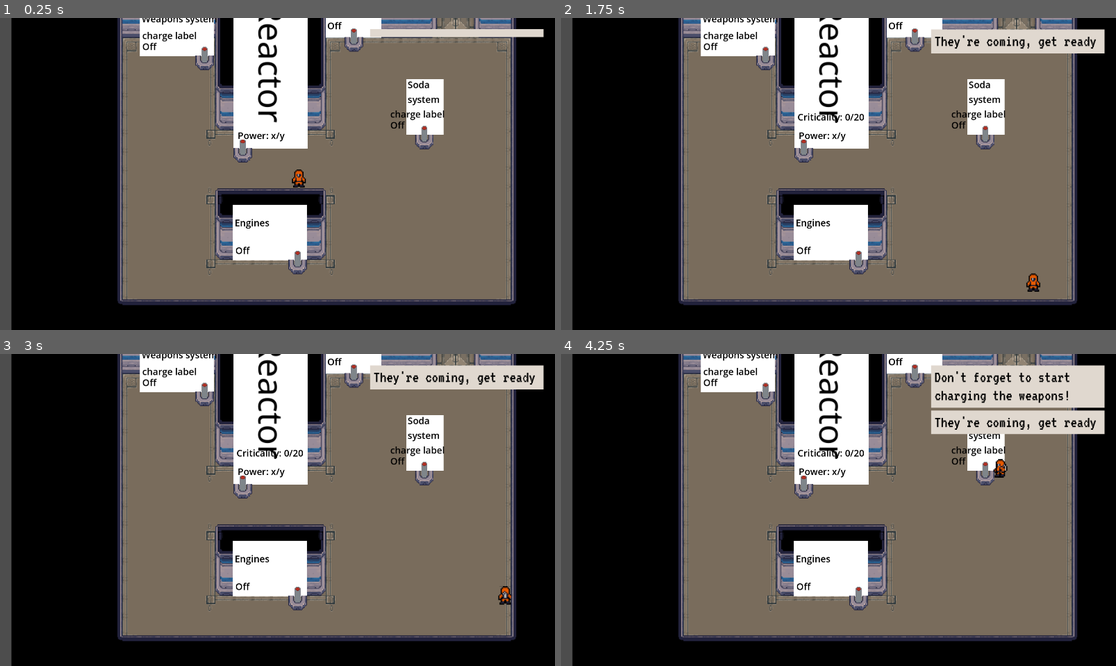
Above: before the commit, frames 1-4 (two rows, left to right).
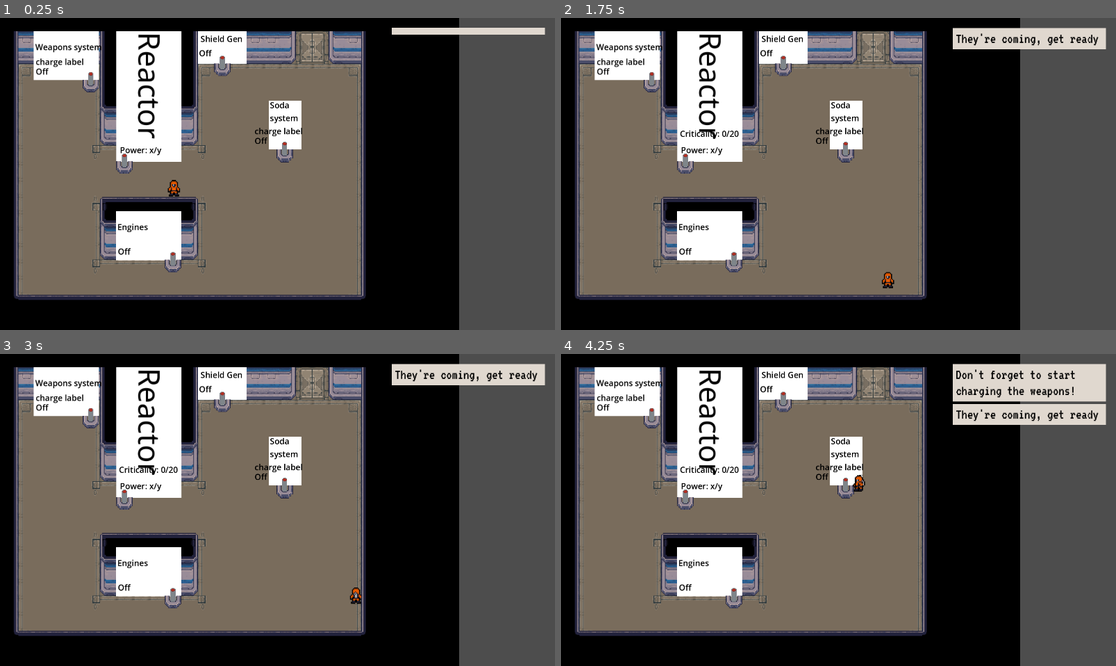
Above: after the commit, the same moments.

Repository: RichTeaMan/not-on-my-watch
Game: Godot game, scene res://scenes/engineering-room.tscn
The game is run twice, just before and just after one commit, with the same random seed, the same clock (stepped at 60 frames per second) and the same inputs.
Inputs:
- Up to frame 1 (0.25 s): no input
- Up to frame 2 (1.75 s): hold D (right) 0.53-1.28 s; tap E (action) at 0.6, 1.35 s; hold S (down) from 1.28 s (still down)
- Up to frame 3 (3 s): release S (down) at 2.03 s; hold D (right) 2.03-2.78 s; tap E (action) at 2.1, 2.85 s; tap Enter at 2.75 s; hold W (up) from 2.78 s (still down)
- Up to frame 4 (4.25 s): release W (up) at 3.53 s; hold A (left) from 3.53 s (still down); tap E (action) at 3.6 s

The runs differ from the first frame. In frame 1, 75% of the frame differs, in the area x 0-100%, y 0-100%; in frame 2, 74%; in frame 3, 74%; in frame 4, 72%.

Commit message:
Screen now responds to resizing. Messages no longer overlap room.

Diff:
--- a/project.godot
+++ b/project.godot
@@ -54,3 +54,23 @@
 , Object(InputEventKey,"resource_local_to_scene":false,"resource_name":"","device":-1,"window_id":0,"alt_pressed":false …(182 unchanged characters)…
 ]
 }
+camera_up={
+"deadzone": 0.5,
+"events": [Object(InputEventKey,"resource_local_to_scene":false,"resource_name":"","device":-1,"window_id":0,"alt_pressed":false,"shift_pressed":false,"ctrl_pressed":true,"meta_pressed":false,"pressed":false,"keycode":0,"physical_keycode":87,"key_label":0,"unicode":119,"location":0,"echo":false,"script":null)
+]
+}
+camera_right={
+"deadzone": 0.5,
+"events": [Object(InputEventKey,"resource_local_to_scene":false,"resource_name":"","device":-1,"window_id":0,"alt_pressed":false,"shift_pressed":false,"ctrl_pressed":true,"meta_pressed":false,"pressed":false,"keycode":0,"physical_keycode":68,"key_label":0,"unicode":100,"location":0,"echo":false,"script":null)
+]
+}
+camera_down={
+"deadzone": 0.5,
+"events": [Object(InputEventKey,"resource_local_to_scene":false,"resource_name":"","device":-1,"window_id":0,"alt_pressed":false,"shift_pressed":false,"ctrl_pressed":true,"meta_pressed":false,"pressed":false,"keycode":0,"physical_keycode":83,"key_label":0,"unicode":115,"location":0,"echo":false,"script":null)
+]
+}
+camera_left={
+"deadzone": 0.5,
+"events": [Object(InputEventKey,"resource_local_to_scene":false,"resource_name":"","device":-1,"window_id":0,"alt_pressed":false,"shift_pressed":false,"ctrl_pressed":true,"meta_pressed":false,"pressed":false,"keycode":0,"physical_keycode":65,"key_label":0,"unicode":97,"location":0,"echo":false,"script":null)
+]
+}
--- a/scenes/engineering-room.tscn
+++ b/scenes/engineering-room.tscn
@@ -64,7 +64,7 @@
 
 [node name="camera" type="Camera2D" parent="."]
 unique_name_in_owner = true
-position = Vector2(300, 300)
+position = Vector2(540, 280)
 ignore_rotation = false
 script = ExtResource("8_uhxij")
 max_roll = 0.06
--- a/scenes/engineering_room.gd
+++ b/scenes/engineering_room.gd
@@ -12,7 +12,7 @@
 
 @export var enemy_ship_count: int = 1
 
-@onready var camera = %camera
+@onready var camera: Camera2D = %camera
 
 @onready var reactor: Reactor = %reactor
 @onready var shield: ConsumerSubsystem = %shield
@@ -83,6 +83,22 @@
     if Input.is_action_just_pressed("ui_end"):
         red_siren_active = !red_siren_active
         red_siren()
+
+    var report_camera_position = false
+    if Input.is_action_pressed("camera_up"):
+        report_camera_position = true
+        camera.position.y -= 10
+    if Input.is_action_pressed("camera_down"):
+        report_camera_position = true
+        camera.position.y += 10
+    if Input.is_action_pressed("camera_left"):
+        report_camera_position = true
+        camera.position.x -= 10
+    if Input.is_action_pressed("camera_right"):
+        report_camera_position = true
+        camera.position.x += 10
+    if report_camera_position:
+        Log.info("Camera position: [%s, %s]" % [ camera.position.x, camera.position.y ])
 
 func ship_damage():
     ship_health -= 1
--- a/singletons/global.gd
+++ b/singletons/global.gd
@@ -1,4 +1,6 @@
 extends Node2D
+
+const INTERNAL_RESOLUTION_WIDTH = 34.0 * 32.0
 
 signal on_button_pressed(button_id)
 signal on_enemy_ship_attacked()
@@ -10,6 +12,10 @@
 signal on_soda_ready()
 
 var character_body
+
+func _ready() -> void:
+    get_tree().get_root().size_changed.connect(_on_resize)
+    _on_resize()
 
 func register_player_body(p_character_body: CharacterBody2D) -> void:
     self.character_body = p_character_body
@@ -40,3 +46,10 @@
 
 func soda_ready() -> void:
     on_soda_ready.emit()
+
+func _on_resize():
+    var window_size = DisplayServer.window_get_size()
+    #get_viewport().get_visible_rect().size
+    var new_scale := float(window_size.x) / INTERNAL_RESOLUTION_WIDTH
+    get_window().content_scale_factor = new_scale
+    print("Window [%s] resized with scale %s" % [window_size, new_scale])
